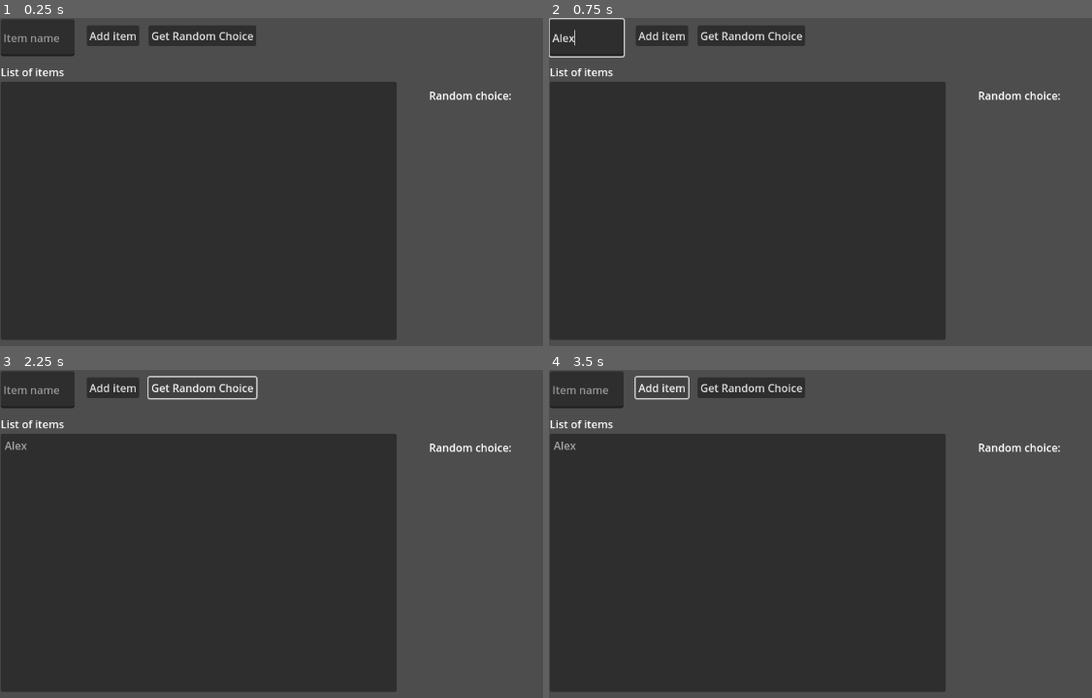
Above: before the commit, frames 1-4 (two rows, left to right).
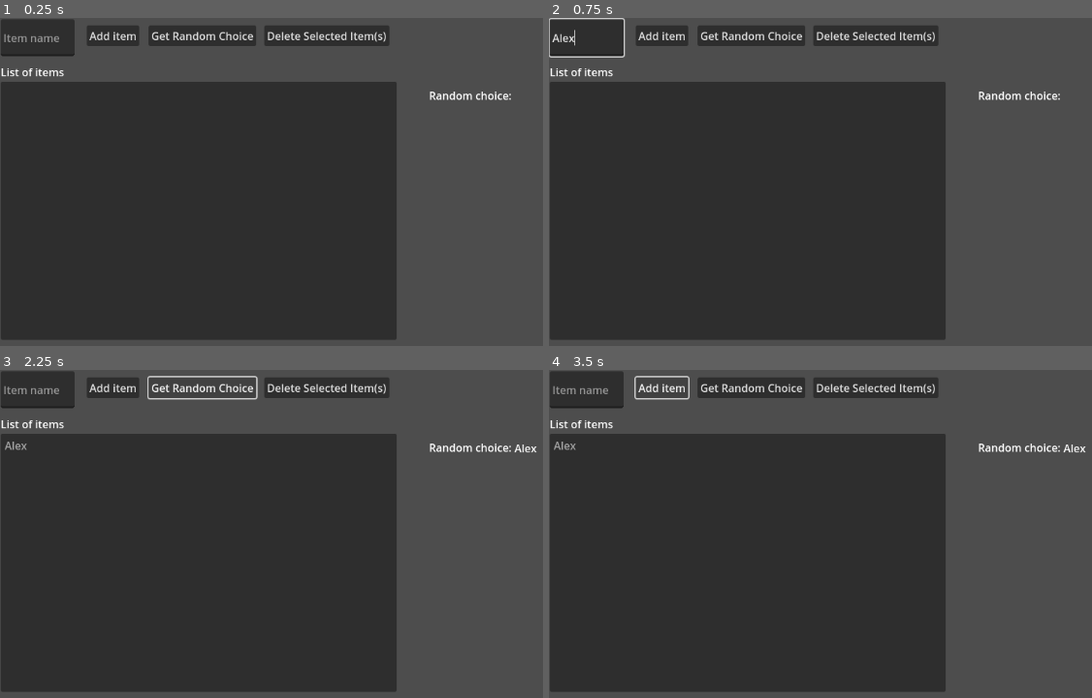
Above: after the commit, the same moments.

Repository: Claralith/randomchoice_godot
Game: Godot game, scene res://control.tscn
Same seed, same stepped clock (60 frames per second), same inputs: the game is played once before the commit and once after it.
Inputs (mouse positions are in pixels of both pictures, inside the frame that each line leads up to):
- Up to frame 1 (0.25 s): no input
- Up to frame 2 (0.75 s): click (587, 37) at 0.52 s; type "Alex" at 0.6 s
- Up to frame 3 (2.25 s): click "Add item" at 1.25 s; click "Get Random Choice" at 2 s
- Up to frame 4 (3.5 s): click "Add item" at 2.75 s

The runs differ from the first frame. In frame 1, 1.3% of the frame differs, in the area x 48-72%, y 2-9%; in frame 2, 1.3%; in frame 3, 1.3%, in the area x 48-99%, y 2-26%; in frame 4, 1.3%.

Commit message:
add button and logic to delete items

Diff:
--- a/control.gd
+++ b/control.gd
@@ -5,7 +5,9 @@
 @onready var button = $Button
 @onready var random_choice_button = $RandomChoiceButton
 @onready var selected_random_choice_text = $RandomChoiceText/SelectedRandomChoiceText
+@onready var delete_item_button = $DeleteItemButton
 var focus
+var selected_list_item
 
 func add_item():
 	var text = item_to_add.text.strip_edges()
@@ -13,23 +15,26 @@
 		items.add_item(text)
 		item_to_add.text = ""
 
+func delete_item():
+	print(items.get_selected_items())
+	for item in items.get_selected_items():
+		items.remove_item(item)
+
 var rng = RandomNumberGenerator.new()
 func get_random_choice():
 	if items.item_count >= 2:
 		var randomNumber = rng.randi_range(0, items.item_count-1)
 		selected_random_choice_text.text = items.get_item_text(randomNumber)
-		print(randomNumber)
-		print(selected_random_choice_text.text)
-	#if items.item_count == 1:
-		##selected_random_choice_text = items.get_children()[0]
-		#print(items.get_index(1))
+	if items.item_count == 1:
+		selected_random_choice_text.text = items.get_item_text(0)
 
 func _input(event):
 	if event.is_action_pressed("AddItem"):
 		if focus == item_to_add:
 			add_item()
-			#print(items)
 			item_to_add.grab_focus()
+	#if event.is_action_pressed("Delete"):
+		#items.remove_item(selected_list_item)
 
 func _on_focus_changed(control: Control) -> void:
 	focus = control
@@ -39,3 +44,4 @@
 	button.pressed.connect(add_item)
 	random_choice_button.pressed.connect(get_random_choice)
 	get_viewport().gui_focus_changed.connect(_on_focus_changed)
+	delete_item_button.pressed.connect(delete_item)
--- a/control.tscn
+++ b/control.tscn
@@ -62,3 +62,11 @@
 offset_top = 1.0
 offset_right = 250.0
 offset_bottom = 24.0
+
+[node name="DeleteItemButton" type="Button" parent="."]
+layout_mode = 0
+offset_left = 393.0
+offset_top = 11.0
+offset_right = 492.0
+offset_bottom = 42.0
+text = "Delete Selected Item(s)"
